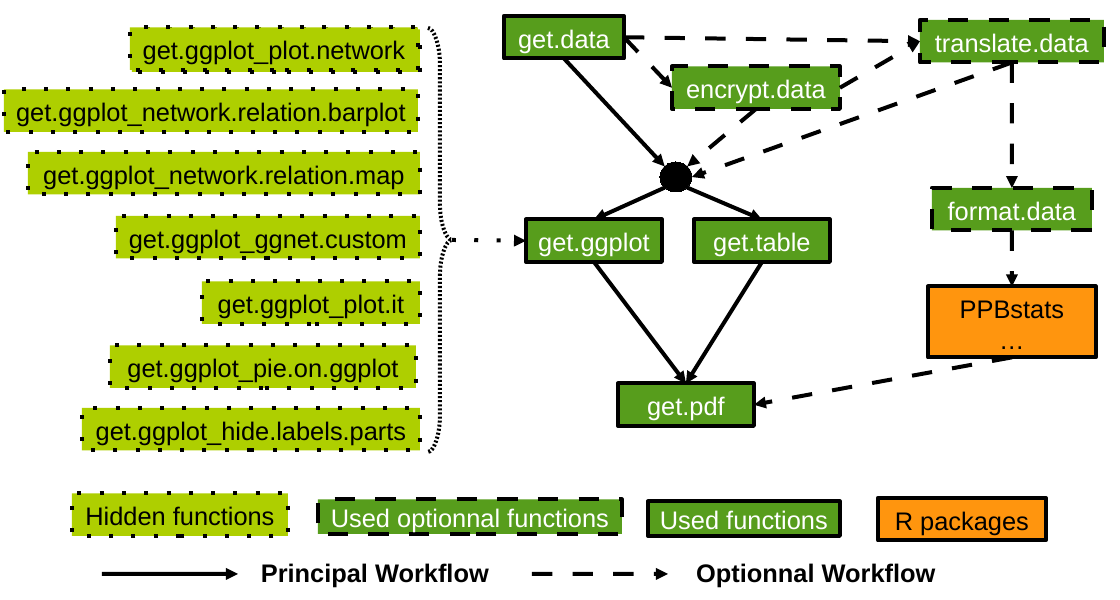
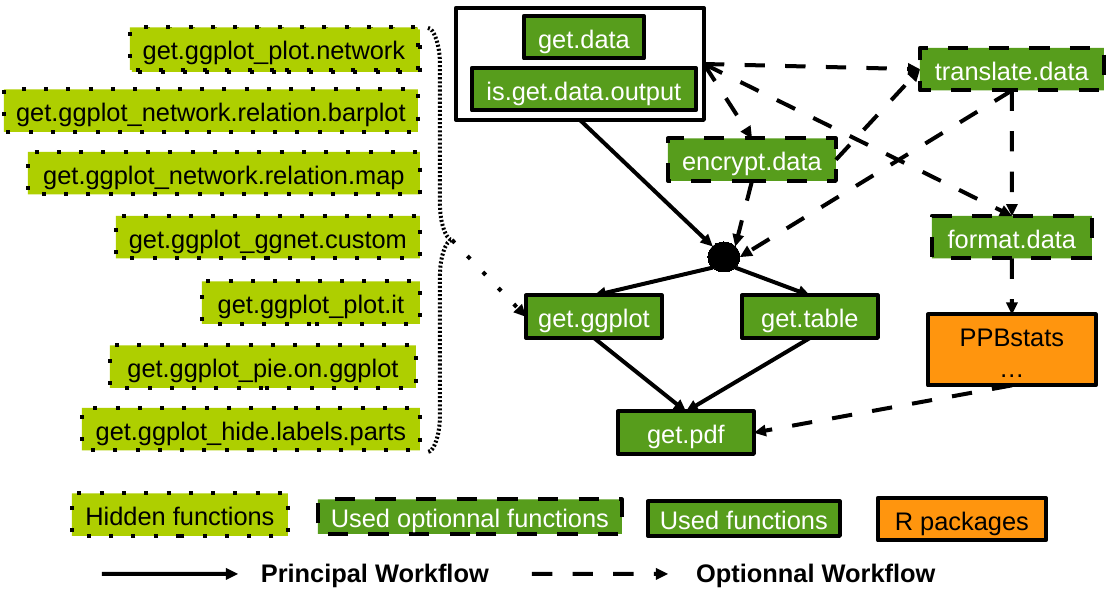
Before and after one commit to priviere/shinemas2R_deprecated, a slide deck: slide 1 of vignettes/figures/shinemas2R_function_relations.odp. Drawn at 1120x600 pixels with LibreOffice and Linux fonts; fonts in the diff are those of the drawing. Boxes give left, top, right and bottom in pixels: in the first picture for what was removed or moved away, otherwise in the second. Text is boxed around its words. In the diff, an @@ line names an element or a change of style, - is before the commit and + after.

Commit message:
add is.get.data.output

```diff
--- a/vignettes/figures/shinemas2R_function_relations.odp
+++ b/vignettes/figures/shinemas2R_function_relations.odp
@@ rectangle added at <box>456,8,704,120</box>, fill #FFFFFF, outline #000000 2.83 pt @@
@@ rectangle "get.data": place and size @@
-rectangle "get.data" at <box>504,16,624,59</box>
+rectangle "get.data" at <box>524,16,644,59</box>
@@ rectangle added at <box>473,68,696,111</box>, fill #579D1C, outline #000000 2.83 pt, 18 pt, text #FFFFFF @@
+is.get.data.output
@@ arrow moved from (624, 38) - (921, 42) to (704, 64) - (921, 69) @@
@@ arrow moved from (624, 38) - (672, 87) to (704, 64) - (752, 138) @@
@@ arrow added from (704, 64) to (1012, 216), #000000 2.83 pt @@
@@ arrow moved from (841, 87) - (921, 42) to (836, 160) - (921, 69) @@
@@ arrow moved from (1012, 62) - (692, 177) to (1012, 90) - (740, 257) @@
@@ 4 rectangles, 1 arrow: place and size @@
-4 rectangles, 1 arrow at <box>618,20,1105,426</box>
+4 rectangles, 1 arrow at <box>618,48,1105,454</box>
@@ arrow moved from (564, 59) - (665, 167) to (580, 120) - (712, 247) @@
@@ rectangle "encrypt.data": place and size @@
-rectangle "encrypt.data" at <box>672,66,839,109</box>
+rectangle "encrypt.data" at <box>668,138,835,181</box>
@@ arrow moved from (756, 109) - (687, 167) to (752, 181) - (736, 247) @@
@@ arrow moved from (452, 240) - (526, 241) to (452, 240) - (526, 317) @@
@@ arrow moved from (665, 188) - (595, 220) to (712, 267) - (595, 296) @@
@@ ellipse: place and size @@
-ellipse at <box>661,162,692,192</box>
+ellipse at <box>708,242,740,272</box>
@@ arrow moved from (687, 188) - (762, 220) to (736, 267) - (810, 296) @@
@@ arrow moved from (1012, 231) - (1012, 287) to (1012, 258) - (1012, 315) @@
@@ rectangle "get.ggplot": place and size @@
-rectangle "get.ggplot" at <box>526,220,663,262</box>
+rectangle "get.ggplot" at <box>526,296,663,338</box>
@@ rectangle "get.table": place and size @@
-rectangle "get.table" at <box>694,220,830,262</box>
+rectangle "get.table" at <box>742,296,878,338</box>
@@ arrow moved from (595, 262) - (686, 384) to (595, 338) - (686, 412) @@
@@ arrow moved from (762, 262) - (686, 384) to (810, 338) - (686, 412) @@
@@ arrow moved from (1012, 358) - (754, 405) to (1012, 385) - (754, 433) @@
```
